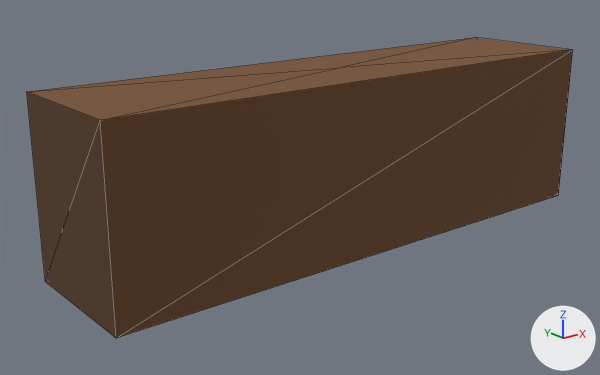
What one commit did to the glTF model data/model/model_16.glb.
Camera for both pictures: a 50 mm lens placed at (-1.407, -1.596, 0.793), pointed at (-0.097, 0.042, 0.137). Every picture has the same lights, and +X, +Y and +Z are marked at lower right. The older version comes first. Mesh edges are drawn as thin lines. Vertices at exactly the same position are counted once.

Before the edit, the objects in view are built like this:
```python
me_mesh_0 = bpy.data.meshes.new('Mesh_0')
me_mesh_0.from_pydata(...)  # 10 vertices, 16 faces; spans x -0.75..0.75, y -0.18..0.18, z 0.0..0.45
me_mesh_0.materials.append(mat_material_0)  # picture img_image_0
ob_mesh_0 = bpy.data.objects.new('Mesh_0', me_mesh_0)
ob_mesh_0.location = (0.0, 0.0, 0.0)
```
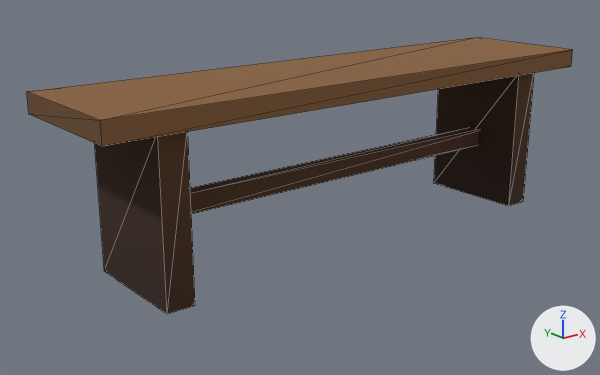
Pixel boxes (x1, y1, x2, y2) of what changed, in the pictures (600 x 375 px; the box of a moved part takes in the faces that stretch with it):
'Mesh_0', reshaped (8% shorter): before (27, 37, 573, 338); after (27, 37, 573, 314)
part 1 of me_mesh_0, added (brown): after (190, 127, 479, 214)
part 2 of me_mesh_0, added (brown): after (95, 132, 195, 314)
part 3 of me_mesh_0, added: after (434, 73, 534, 206)
part 4 of me_mesh_0, moved or reshaped: before (27, 37, 573, 338); after (27, 37, 573, 146)

The change in detail:
me_mesh_0 is used by ob_mesh_0; location (0.0, 0.0, 0.0).
me_mesh_0 had 10 vertices, 16 faces and spanned x -0.75..0.75, y -0.18..0.18, z 0.0..0.45.
me_mesh_0 now has 32 vertices, 48 faces and spans x -0.75..0.75, y -0.18..0.18, z 0.0..0.45.
me_mesh_0 part 1: a new loose piece, a box spanning x -0.6..0.6, y -0.02..0.02, z 0.16..0.21, in mat_material_0 (picture img_image_0).
me_mesh_0 part 2: a new loose piece, a box spanning x -0.615..-0.545, y -0.15..0.15, z 0.0..0.4, in mat_material_0 (picture img_image_0).
me_mesh_0 part 3: a new loose piece, a box spanning x 0.545..0.615, y -0.15..0.15, z 0.0..0.4, in mat_material_0 (picture img_image_0).
Part 4, on me_mesh_0:
6 vertices are removed from x -0.75..0.75, y -0.18..0.18, z 0.0..0.45.
16 faces are deleted.
4 vertices are added at (0.75, -0.18, 0.4), (-0.75, -0.18, 0.4), (-0.75, 0.18, 0.4), (0.75, 0.18, 0.4).
12 new faces join them.
